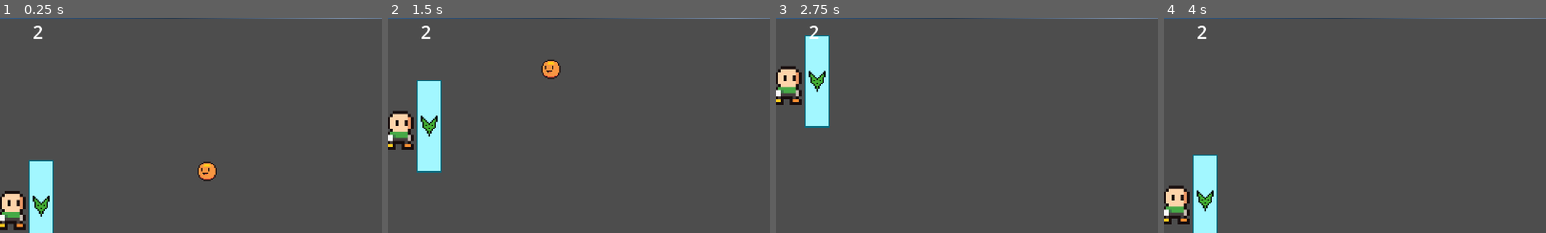
Above: before the commit, frames 1-4 (left to right).
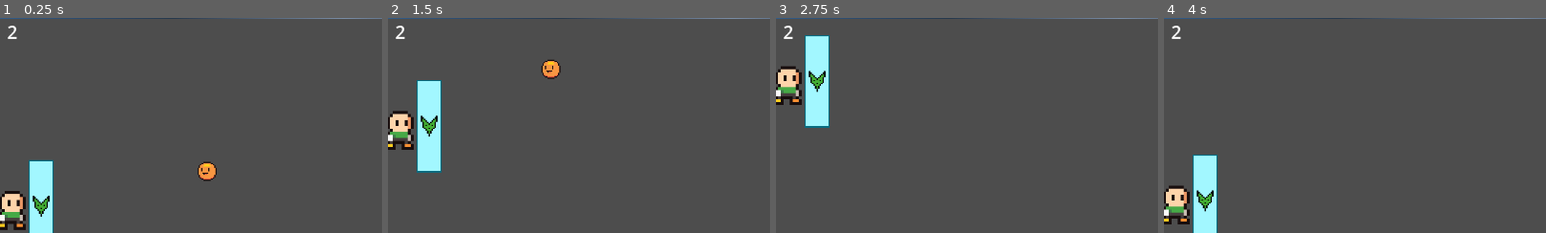
Above: after the commit, the same moments.

Repository: PoweredDevState/MindOverClutter
Game: Godot game, scene res://Scenes/main_scene.tscn
Same seed, same stepped clock (60 frames per second), same inputs: the game is played once before the commit and once after it.
Inputs:
- Up to frame 1 (0.25 s): no input
- Up to frame 2 (1.5 s): hold W (move_up) 0.53-1.28 s; hold S (move_down) from 1.28 s (still down)
- Up to frame 3 (2.75 s): release S (move_down) at 2.03 s; hold W (move_up) from 2.03 s (still down)
- Up to frame 4 (4 s): release W (move_up) at 3.53 s; hold S (move_down) from 3.53 s (still down)
The pictures show only the part of the screen within x 10-60%, y 4-54%; the shares and areas given below are measured in that part.

The runs differ from the first frame. In frame 1, 0.2% of the frame differs, in the area x 2-12%, y 3-10%; in frame 2, 0.2%; in frame 3, 0.2%; in frame 4, 0.2%.

Commit message:
Made Shield Power Up

Diff:
--- a/Scenes/block.tscn
+++ b/Scenes/block.tscn
@@ -1,7 +1,8 @@
-[gd_scene load_steps=4 format=3 uid="uid://dyl4too4a36xg"]
+[gd_scene load_steps=5 format=3 uid="uid://dyl4too4a36xg"]
 
 [ext_resource type="Texture2D" uid="uid://dtl200cl4yp8u" path="res://Assets/Block.png" id="1_l4wwa"]
 [ext_resource type="Script" path="res://Scripts/block.gd" id="1_r7y81"]
+[ext_resource type="PackedScene" uid="uid://cqhbj4vomduxb" path="res://Scenes/shield_power_up.tscn" id="2_uiri3"]
 
 [sub_resource type="RectangleShape2D" id="RectangleShape2D_e5rfp"]
 size = Vector2(40, 73)
@@ -10,6 +11,7 @@
 collision_layer = 2
 collision_mask = 8
 script = ExtResource("1_r7y81")
+shieldPowerUpScene = ExtResource("2_uiri3")
 
 [node name="ColorRectForSizing" type="ColorRect" parent="."]
 offset_left = -21.0
--- a/Scenes/main_scene.tscn
+++ b/Scenes/main_scene.tscn
@@ -8,6 +8,7 @@
 [ext_resource type="PackedScene" uid="uid://0yu2fk7k4osc" path="res://Scenes/static_border_2d.tscn" id="2_rme3n"]
 [ext_resource type="Script" path="res://Scripts/ball_deleter.gd" id="7_kxgy1"]
 [ext_resource type="PackedScene" uid="uid://c71me4vbd2lju" path="res://Scenes/enemy.tscn" id="8_7e3hk"]
+[ext_resource type="PackedScene" uid="uid://brjab31847bob" path="res://Scenes/shield_icon.tscn" id="8_8wk55"]
 
 [sub_resource type="RectangleShape2D" id="RectangleShape2D_xuxqu"]
 size = Vector2(39, 660)
@@ -40,7 +41,6 @@
 
 [node name="Player" parent="." instance=ExtResource("1_sq167")]
 position = Vector2(146, 352)
-collision_mask = 5
 
 [node name="AllBlocks" type="Node2D" parent="."]
 position = Vector2(856, 335)
@@ -153,6 +153,7 @@
 offset_right = 1280.0
 offset_bottom = 720.0
 script = ExtResource("1_6w28x")
+shieldIconScene = ExtResource("8_8wk55")
 
 [node name="LifeText" type="Label" parent="PlayerUI"]
 layout_mode = 0
@@ -167,11 +168,10 @@
 layout_mode = 0
 offset_left = 140.0
 offset_top = 29.0
-offset_right = 200.0
+offset_right = 184.0
 offset_bottom = 71.0
 text = "0"
 label_settings = SubResource("LabelSettings_0j6qy")
-horizontal_alignment = 2
 
 [node name="StunnedUI" type="Control" parent="PlayerUI"]
 anchors_preset = 0
@@ -198,6 +198,13 @@
 value = 100.0
 show_percentage = false
 
+[node name="ShieldIconContainer" type="HBoxContainer" parent="PlayerUI"]
+layout_mode = 0
+offset_left = 209.0
+offset_top = 33.0
+offset_right = 258.0
+offset_bottom = 78.0
+
 [node name="Enemy" parent="." instance=ExtResource("8_7e3hk")]
 position = Vector2(1134, 340)
 
@@ -212,3 +219,4 @@
 [connection signal="body_entered" from="BallDeleter" to="BallDeleter" method="_on_body_entered"]
 [connection signal="player_finished_stun" from="Player" to="PlayerUI" method="_on_player_player_finished_stun"]
 [connection signal="player_stunned" from="Player" to="PlayerUI" method="_on_player_player_stunned"]
+[connection signal="shield_state_changed" from="Player" to="PlayerUI" method="_on_player_shield_state_changed"]
--- a/Scenes/player.tscn
+++ b/Scenes/player.tscn
@@ -5,7 +5,7 @@
 [ext_resource type="Texture2D" uid="uid://bcwifjv0qgdsc" path="res://Assets/Paddle.png" id="3_63wn7"]
 
 [node name="Player" type="CharacterBody2D"]
-collision_mask = 12
+collision_mask = 76
 motion_mode = 1
 script = ExtResource("1_ywibl")
 speed = 500.0
--- /dev/null
+++ b/Scenes/shield_icon.tscn
@@ -0,0 +1,8 @@
+[gd_scene load_steps=2 format=3 uid="uid://brjab31847bob"]
+
+[ext_resource type="Texture2D" uid="uid://do2bkns0gyifh" path="res://Assets/Shield.png" id="1_46jk7"]
+
+[node name="ShieldIcon" type="TextureRect"]
+texture = ExtResource("1_46jk7")
+expand_mode = 3
+stretch_mode = 4
--- /dev/null
+++ b/Scenes/shield_power_up.tscn
@@ -0,0 +1,20 @@
+[gd_scene load_steps=4 format=3 uid="uid://cqhbj4vomduxb"]
+
+[ext_resource type="Script" path="res://Scripts/shield_power_up.gd" id="1_u4juq"]
+[ext_resource type="Texture2D" uid="uid://do2bkns0gyifh" path="res://Assets/Shield.png" id="1_ywu0k"]
+
+[sub_resource type="RectangleShape2D" id="RectangleShape2D_imgeh"]
+size = Vector2(33, 39)
+
+[node name="ShieldPowerUp" type="CharacterBody2D"]
+collision_layer = 64
+script = ExtResource("1_u4juq")
+speed = 555.0
+
+[node name="Sprite2D" type="Sprite2D" parent="."]
+scale = Vector2(2, 2)
+texture = ExtResource("1_ywu0k")
+
+[node name="CollisionShape2D" type="CollisionShape2D" parent="."]
+position = Vector2(0.5, 0.5)
+shape = SubResource("RectangleShape2D_imgeh")
--- a/Scripts/block.gd
+++ b/Scripts/block.gd
@@ -3,6 +3,9 @@
 var block_strength : int
 var block_color : Color
 var random_item_number : int
+
+@export var shieldPowerUpScene : PackedScene
+var shieldPowerUp : Object
 
 func _init() -> void:
 	randomize_block_strength()
@@ -11,7 +14,7 @@
 func _ready() -> void:
 	change_block_color()
 
-func reduce_strength():
+func reduce_strength() -> void:
 	block_strength -= 1
 
 	if block_strength == 0:
@@ -20,7 +23,7 @@
 	else:
 		change_block_color()
 
-func change_block_color():
+func change_block_color() -> void:
 	if block_strength == 1:
 		block_color = Color.RED
 	elif block_strength == 2:
@@ -32,11 +35,18 @@
 
 	$Sprite2D.self_modulate = block_color
 
-func randomize_block_strength():
+func randomize_block_strength() -> void:
 	block_strength = randi_range(1, 4)
 
-func drop_item():
+func drop_item() -> void:
 	random_item_number = randi_range(0, 10)
 
 	if random_item_number >= 6 and random_item_number <= 8:
-		$"../../../BallSpawner".spawn_ball_from_block(self.global_position)
+		get_node("/root/Main2D/BallSpawner").spawn_ball_from_block(self.global_position)
+	elif random_item_number >= 3 and random_item_number <= 5:
+		spawn_shield()
+
+func spawn_shield() -> void:
+	shieldPowerUp = shieldPowerUpScene.instantiate()
+	shieldPowerUp.global_position = self.global_position
+	get_node("/root/Main2D").add_child.call_deferred(shieldPowerUp)
--- a/Scripts/player.gd
+++ b/Scripts/player.gd
@@ -15,7 +15,9 @@
 signal player_finished_stun
 
 #for the shield powerup
-var shielded := false
+var isShielded := false
+var numOfShields := 0
+signal shield_state_changed
 
 func _ready() -> void:
 	normalColor = spriteRef.self_modulate
@@ -40,15 +42,24 @@
 	if isStunned == false:
 		move_and_collide(velocity * delta)
 
+
+func set_shield(state : bool) -> void:
+	isShielded = state
+	if isShielded == true:
+		numOfShields += 1
+	else:
+		numOfShields -= 1
+	shield_state_changed.emit(isShielded)
+
 #This function changes the stun state based on the parameter.
 #If the player has the shield power-up, the player is not stunned,
 #but the shield power-up is disabled
 func set_stun(state : bool) -> void:
-	if shielded == false:
+	if numOfShields == 0:
 		isStunned = state
 		_set_sprite_color()
 	else:
-		shielded = false
+		set_shield(false)
 
 	if isStunned == true:
 		_start_timer()
--- a/Scripts/player_ui.gd
+++ b/Scripts/player_ui.gd
@@ -5,6 +5,9 @@
 @onready var playerRef := $"../Player"
 @onready var stunUIRef := $StunnedUI
 
+@onready var ShieldIconContainerRef := $ShieldIconContainer
+@export var shieldIconScene : PackedScene
+var shieldIcon : TextureRect
 
 func _ready() -> void:
 	lifeNumRef.text = str(gameManagerRef.lives)
@@ -13,6 +16,7 @@
 	stunUIRef.get_node("ProgressBar").value = \
 		+ playerRef.get_node("StunTimer").wait_time
 	stunUIRef.visible = false
+
 
 func _process(_delta: float) -> void:
 	if stunUIRef.visible == true:
@@ -27,3 +31,10 @@
 
 func _on_player_player_finished_stun() -> void:
 	stunUIRef.visible = false
+
+func _on_player_shield_state_changed(state : bool) -> void:
+	if state == true:
+		shieldIcon = shieldIconScene.instantiate()
+		ShieldIconContainerRef.add_child.call_deferred(shieldIcon)
+	else:
+		ShieldIconContainerRef.get_child(0).queue_free()
--- /dev/null
+++ b/Scripts/shield_power_up.gd
@@ -0,0 +1,29 @@
+extends CharacterBody2D
+
+@onready var playerRef := get_node("/root/Main2D/Player")
+@export var speed : float = 200.0
+
+
+# Called when the node enters the scene tree for the first time.
+func _ready() -> void:
+	pass
+
+func _physics_process(delta: float) -> void:
+	var direction = global_position.direction_to(playerRef.global_position)
+	velocity = direction * speed
+	var collision = move_and_collide(velocity * delta)
+
+	if collision:
+
+		#get the information of the collider
+		var collider = collision.get_collider()
+
+		#match statement method
+		#NOTE: the collision_layer value is based on what is said
+		#	   when you hover on the layer
+		#EX: Layer 5: Enemy | Bit 4 | Value 16
+		match collider.collision_layer:
+			#Player
+			1:
+				collider.set_shield(true)
+				queue_free()
--- a/project.godot
+++ b/project.godot
@@ -41,6 +41,7 @@
 2d_physics/layer_4="Ball"
 2d_physics/layer_5="Enemy"
 2d_physics/layer_6="Attack"
+2d_physics/layer_7="Shield"
 
 [rendering]
 
Binary file added: Assets/Shield.png
Not shown, added: Assets/Shield.png.import
Not shown: 1 places in Scenes/main_scene.tscn that only renumber resources
